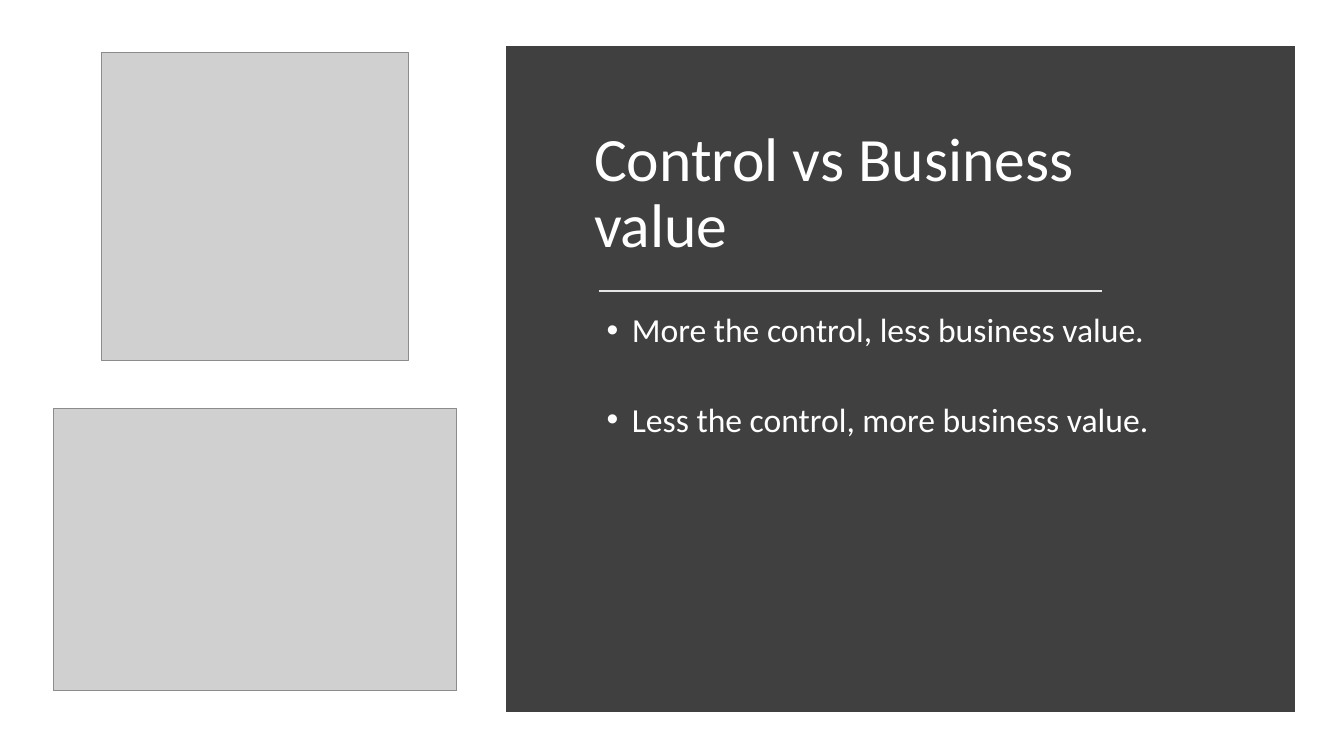
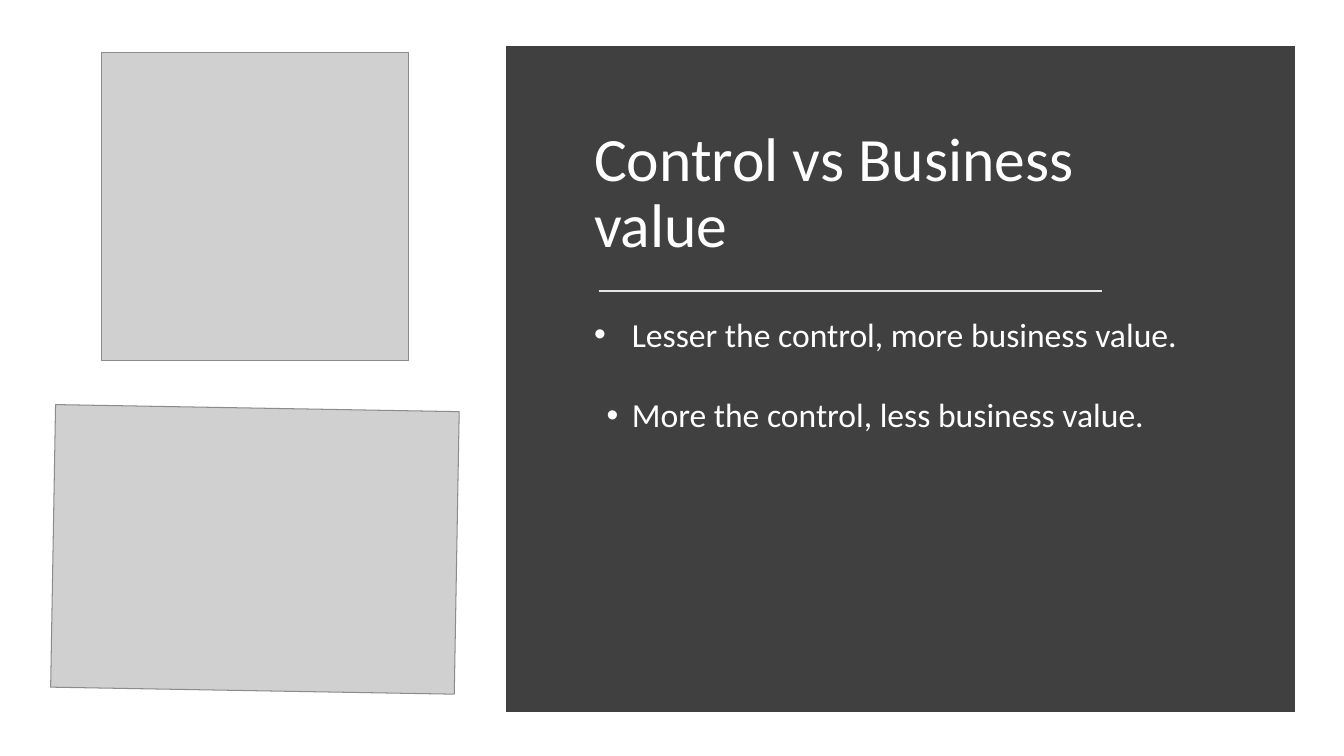
Before and after one commit to dinesarun/azurevidyapeeth, a slide deck: slide 9 of Feb26-AzureDataLake/AzureDataLake+Hadoop3.0.pptx (slide 8 before the commit). Drawn at 1344x756 pixels with LibreOffice and Linux fonts; fonts in the diff are those of the drawing; grey boxes stand for pictures. Boxes give left, top, right and bottom in pixels: in the first picture for what was removed or moved away, otherwise in the second. Text is boxed around its words. In the diff, an @@ line names an element or a change of style, - is before the commit and + after.

```diff
--- a/Feb26-AzureDataLake/AzureDataLake+Hadoop3.0.pptx
+++ b/Feb26-AzureDataLake/AzureDataLake+Hadoop3.0.pptx
@@ text at [632,323,1176,351]: paragraph added @@
+• Lesser the control, more business value.
@@ picture at [51,405,460,694]: rotation 0 to 1 degrees @@
@@ text at [632,408,1148,436]: paragraph removed @@
-• Less the control, more business value.
```
Also in this commit, not shown: 5 other slides changed, 5 slides added, 2 slides removed.
